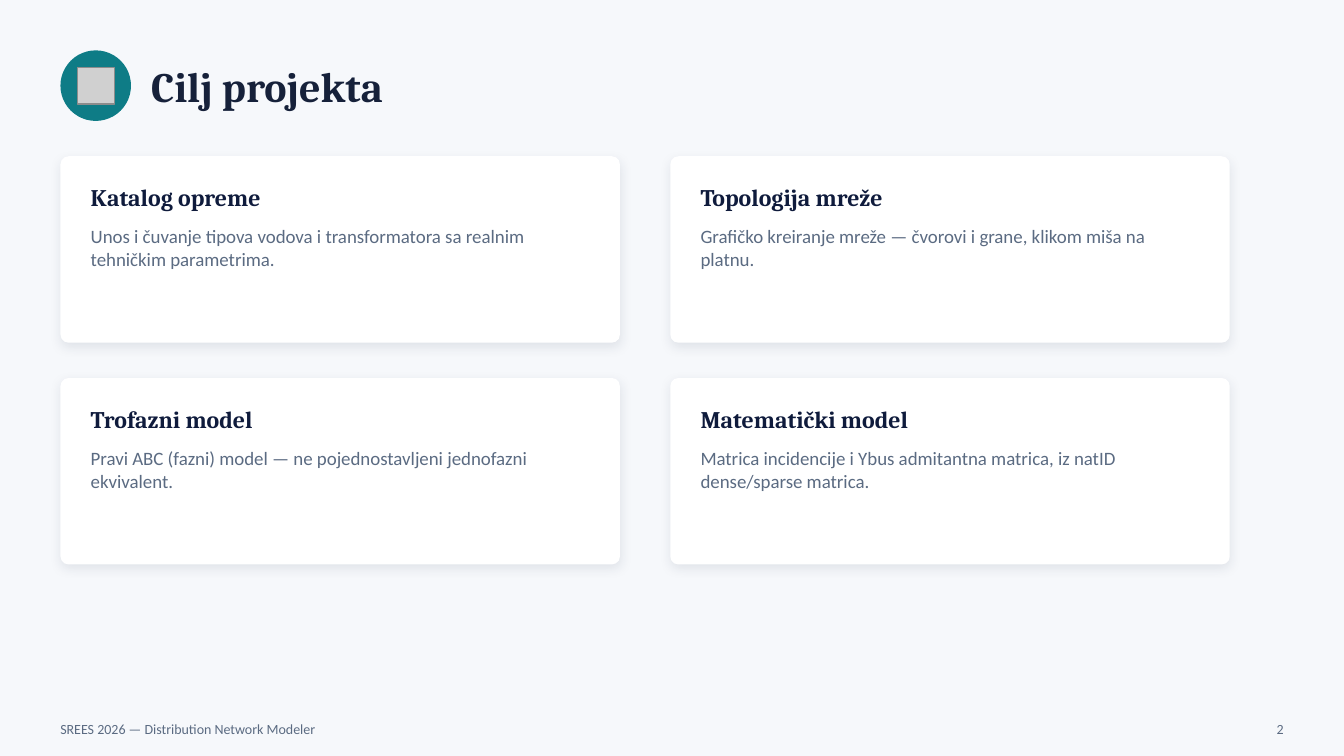
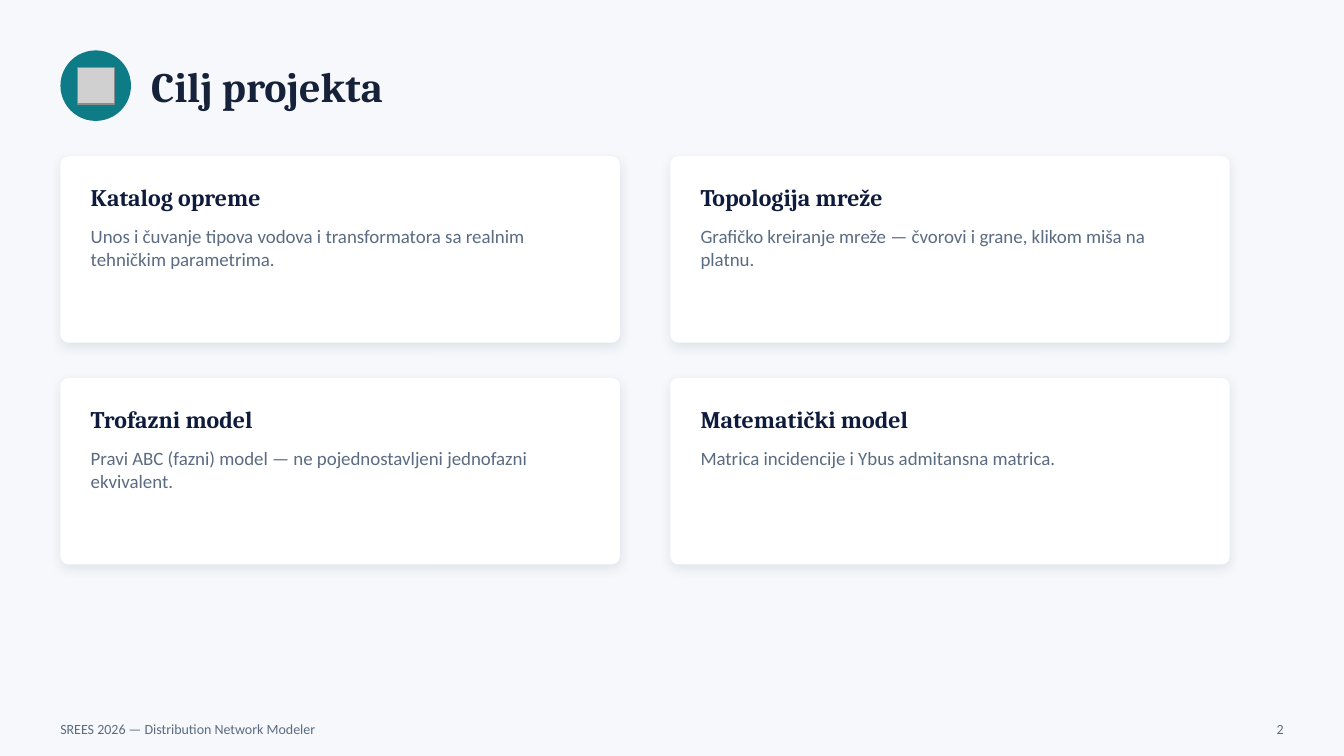
Before and after one commit to Namik-C/SREES_2026_Jamak_GUIaplikacija_DNM, a slide deck: slide 2 of presentation/Prezentacija.pptx. Drawn at 1344x756 pixels with LibreOffice and Linux fonts; fonts in the diff are those of the drawing; grey boxes stand for pictures. Boxes give left, top, right and bottom in pixels: in the first picture for what was removed or moved away, otherwise in the second. Text is boxed around its words. In the diff, an @@ line names an element or a change of style, - is before the commit and + after.

```diff
--- a/presentation/Prezentacija.pptx
+++ b/presentation/Prezentacija.pptx
@@ text at bbox=[701, 452, 1056, 468]: text changed @@
-Matrica incidencije i Ybus admitantna matrica, iz natID dense/sparse matrica.
+Matrica incidencije i Ybus admitansna matrica.
```
Also in this commit, not shown: 2 other slides changed, 2 slides removed.
